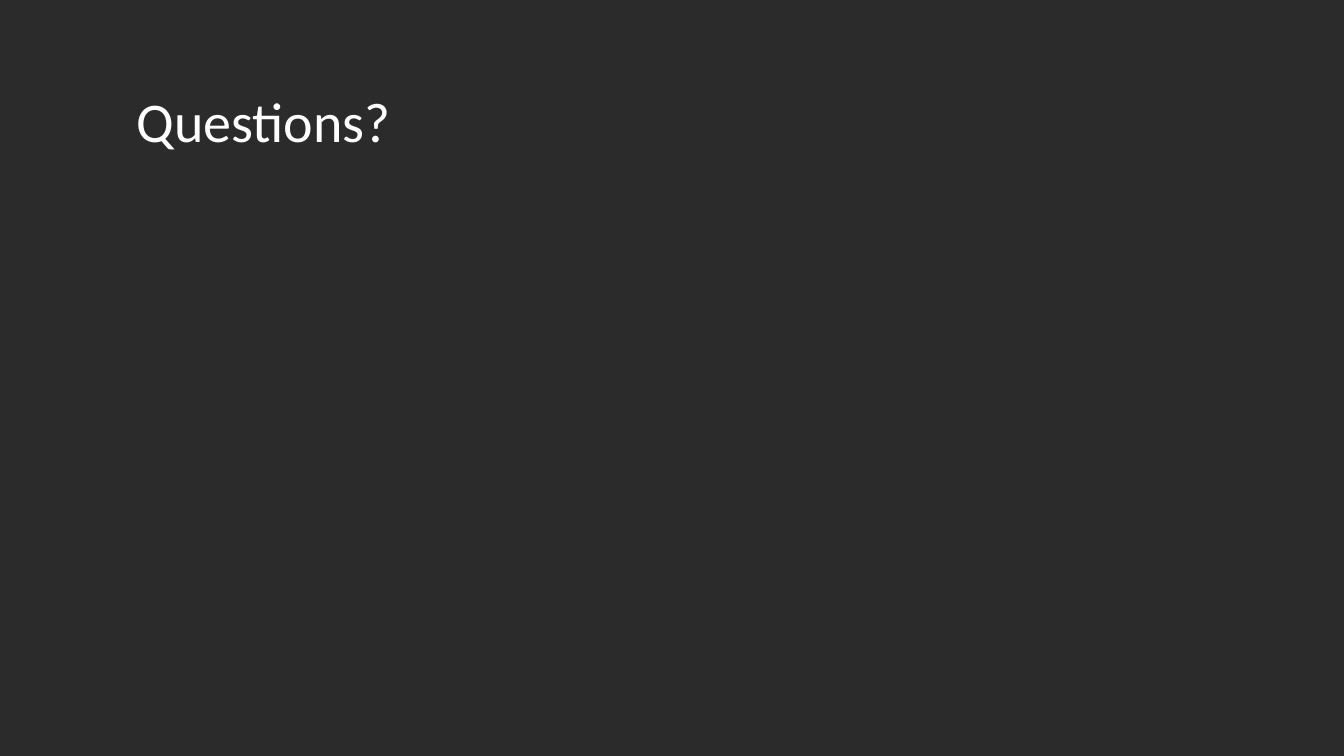
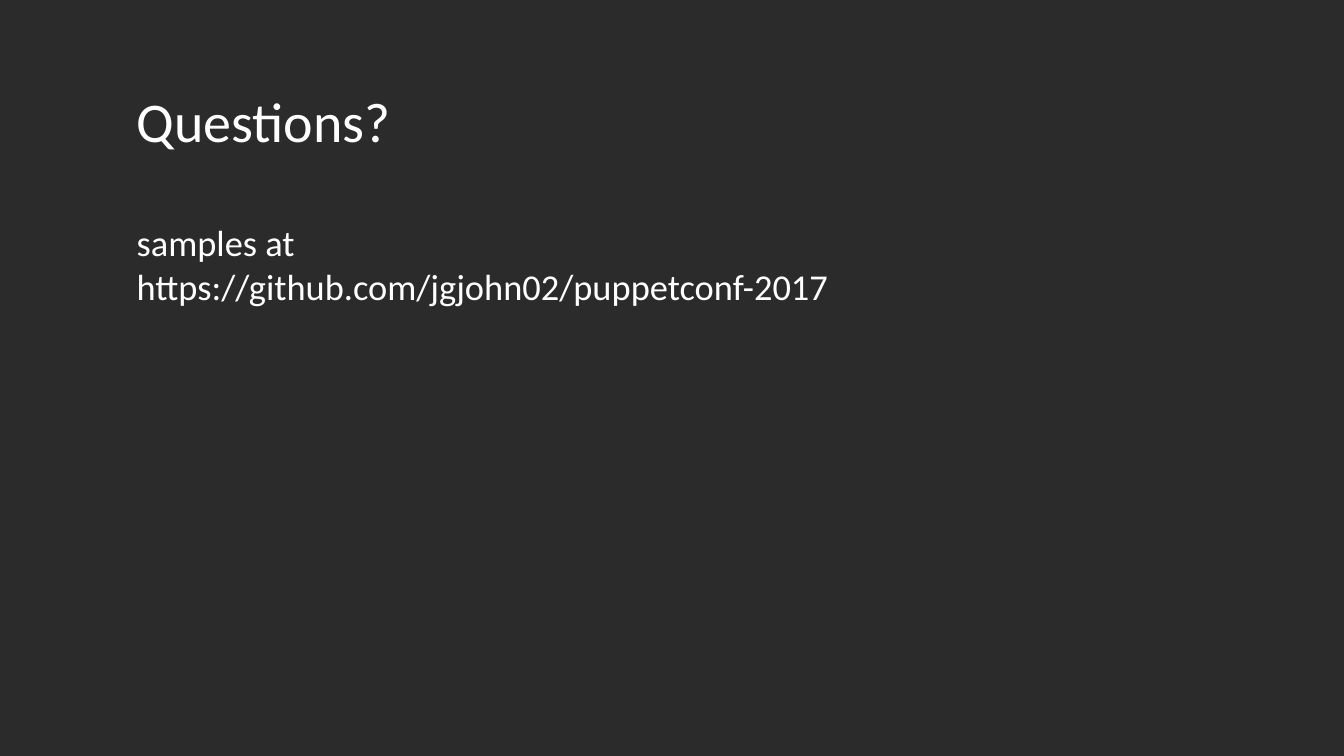
Before and after one commit to jgjohn02/puppetconf-2017, a slide deck: slide 39 of PowerShell and Puppet Enterprise API.pptx. Drawn at 1344x756 pixels with LibreOffice and Linux fonts; fonts in the diff are those of the drawing; background and template pictures are left out; a plain dark background stands for a picture behind light text. Boxes give left, top, right and bottom in pixels: in the first picture for what was removed or moved away, otherwise in the second. Text is boxed around its words. In the diff, an @@ line names an element or a change of style, - is before the commit and + after.

```diff
--- a/PowerShell and Puppet Enterprise API.pptx
+++ b/PowerShell and Puppet Enterprise API.pptx
@@ subtitle added at (137,230,828,307), 26 pt, text #FFFFFF @@
+samples at
+https://github.com/jgjohn02/puppetconf-2017
```
Also in this commit, not shown: 2 other slides changed, 1 slide added, 1 slide removed, 4 other files.
